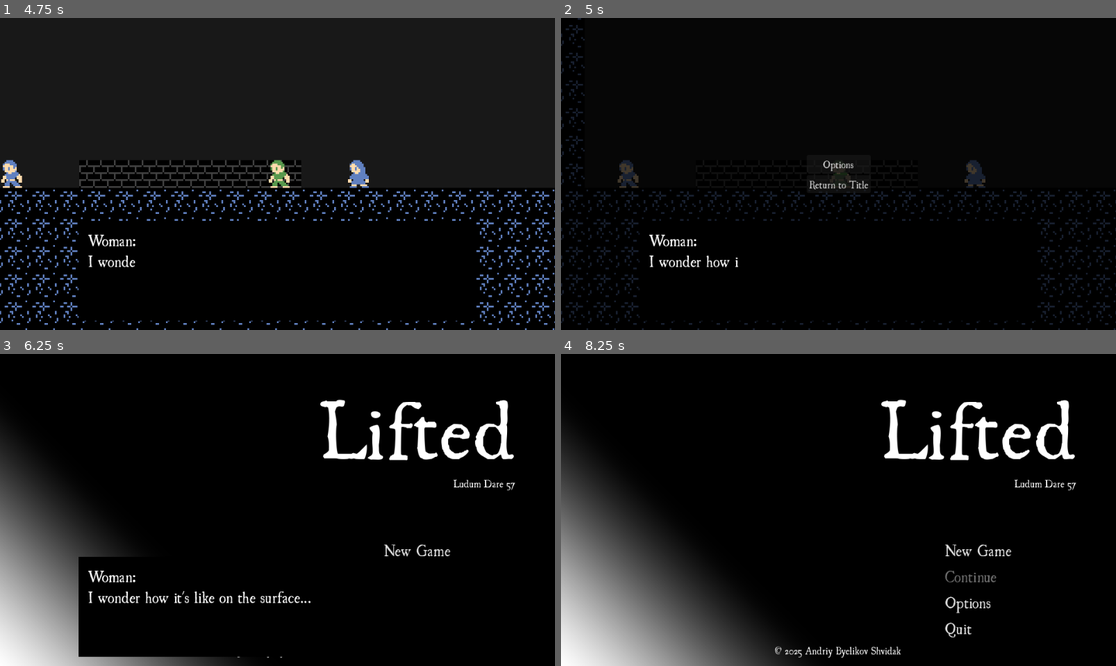
Above: before the commit, frames 1-4 (two rows, left to right).
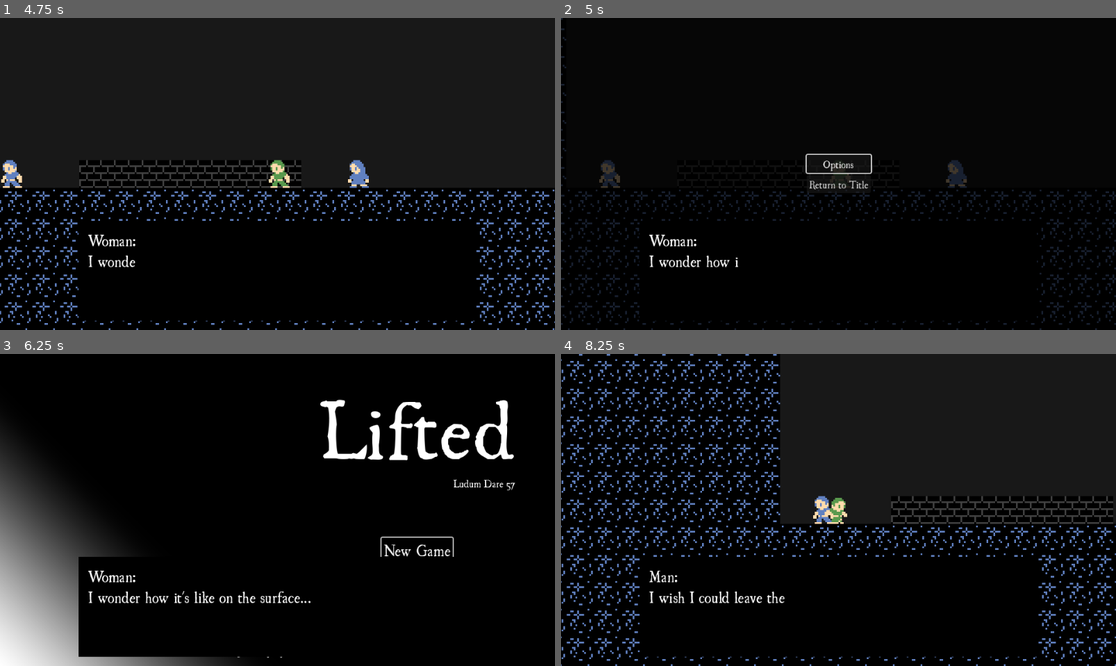
Above: after the commit, the same moments.

Repository: andriybyelikov/ludumdare57
Game: Godot game, scene res://src/scenes/title/title.tscn
Same seed, same stepped clock (60 frames per second), same inputs: the game is played once before the commit and once after it.
Inputs:
- Up to frame 1 (4.75 s): click "New Game" at 0.5 s; hold Right (move_right) 1.28-2.03 s; hold X (interact) 1.28-2.03 s; hold Left (move_left) 2.03-2.78 s; tap X (interact) at 2.1, 3.6 s; hold X (interact) 2.78-3.53 s; hold Right (move_right) 2.78-4.28 s; hold Left (move_left) from 4.28 s (still down); hold X (interact) from 4.28 s (still down)
- Up to frame 2 (5 s): keep holding Left (move_left); keep holding X (interact); tap Escape (ui_cancel) at 4.9 s
- Up to frame 3 (6.25 s): release Left (move_left) at 5 s; release X (interact) at 5 s; click "Return to Title" at 5 s; click "New Game" at 5.75 s
- Up to frame 4 (8.25 s): tap Enter at 6.5 s; hold Left (move_left) 6.53-8.03 s; tap X (interact) at 6.6, 8.1 s; hold X (interact) 7.28-8.03 s; hold Right (move_right) from 8.03 s (still down)

Frame 1 is identical in both runs. In frame 2, 5.6% of the frame differs, in the area x 0-100%, y 0-100%; in frame 3, 0.1%; in frame 4, 25%.

Commit message:
Implement Nintendo controller support

Diff:
--- a/project.godot
+++ b/project.godot
@@ -39,19 +39,44 @@
 
 [input]
 
+ui_accept={
+"deadzone": 0.5,
+"events": [Object(InputEventKey,"resource_local_to_scene":false,"resource_name":"","device":0,"window_id":0,"alt_pressed":false,"shift_pressed":false,"ctrl_pressed":false,"meta_pressed":false,"pressed":false,"keycode":4194309,"physical_keycode":0,"key_label":0,"unicode":0,"location":0,"echo":false,"script":null)
+, Object(InputEventKey,"resource_local_to_scene":false,"resource_name":"","device":0,"window_id":0,"alt_pressed":false,"shift_pressed":false,"ctrl_pressed":false,"meta_pressed":false,"pressed":false,"keycode":4194310,"physical_keycode":0,"key_label":0,"unicode":0,"location":0,"echo":false,"script":null)
+, Object(InputEventKey,"resource_local_to_scene":false,"resource_name":"","device":0,"window_id":0,"alt_pressed":false,"shift_pressed":false,"ctrl_pressed":false,"meta_pressed":false,"pressed":false,"keycode":32,"physical_keycode":0,"key_label":0,"unicode":32,"location":0,"echo":false,"script":null)
+, Object(InputEventJoypadButton,"resource_local_to_scene":false,"resource_name":"","device":-1,"button_index":1,"pressure":0.0,"pressed":true,"script":null)
+]
+}
+ui_cancel={
+"deadzone": 0.5,
+"events": [Object(InputEventKey,"resource_local_to_scene":false,"resource_name":"","device":0,"window_id":0,"alt_pressed":false,"shift_pressed":false,"ctrl_pressed":false,"meta_pressed":false,"pressed":false,"keycode":4194305,"physical_keycode":0,"key_label":0,"unicode":0,"location":0,"echo":false,"script":null)
+, Object(InputEventJoypadButton,"resource_local_to_scene":false,"resource_name":"","device":-1,"button_index":0,"pressure":0.0,"pressed":true,"script":null)
+]
+}
 move_left={
 "deadzone": 0.2,
 "events": [Object(InputEventKey,"resource_local_to_scene":false,"resource_name":"","device":-1,"window_id":0,"alt_press …(195 unchanged characters)…
+, Object(InputEventJoypadButton,"resource_local_to_scene":false,"resource_name":"","device":-1,"button_index":13,"pressure":0.0,"pressed":true,"script":null)
+, Object(InputEventJoypadMotion,"resource_local_to_scene":false,"resource_name":"","device":-1,"axis":0,"axis_value":-1.0,"script":null)
 ]
 }
 move_right={
 "deadzone": 0.2,
 "events": [Object(InputEventKey,"resource_local_to_scene":false,"resource_name":"","device":-1,"window_id":0,"alt_press …(195 unchanged characters)…
+, Object(InputEventJoypadButton,"resource_local_to_scene":false,"resource_name":"","device":-1,"button_index":14,"pressure":0.0,"pressed":true,"script":null)
+, Object(InputEventJoypadMotion,"resource_local_to_scene":false,"resource_name":"","device":-1,"axis":0,"axis_value":1.0,"script":null)
 ]
 }
 interact={
 "deadzone": 0.2,
 "events": [Object(InputEventKey,"resource_local_to_scene":false,"resource_name":"","device":-1,"window_id":0,"alt_press …(192 unchanged characters)…
+, Object(InputEventJoypadButton,"resource_local_to_scene":false,"resource_name":"","device":-1,"button_index":1,"pressure":0.0,"pressed":true,"script":null)
+]
+}
+toggle_system_menu={
+"deadzone": 0.2,
+"events": [Object(InputEventKey,"resource_local_to_scene":false,"resource_name":"","device":-1,"window_id":0,"alt_pressed":false,"shift_pressed":false,"ctrl_pressed":false,"meta_pressed":false,"pressed":false,"keycode":0,"physical_keycode":4194305,"key_label":0,"unicode":0,"location":0,"echo":false,"script":null)
+, Object(InputEventJoypadButton,"resource_local_to_scene":false,"resource_name":"","device":-1,"button_index":6,"pressure":0.0,"pressed":true,"script":null)
 ]
 }
 
--- a/src/scenes/main/main.tscn
+++ b/src/scenes/main/main.tscn
@@ -311,6 +311,7 @@
 grow_vertical = 2
 
 [node name="Options" type="Button" parent="SystemMenu/UI/ColorRect/VBoxContainer"]
+unique_name_in_owner = true
 layout_mode = 2
 text = "Options"
 
@@ -367,37 +368,38 @@
 position = Vector2(2200, -8)
 npc_id = 7
 
-[node name="CharacterBody2D" type="CharacterBody2D" parent="CharacterSpace"]
+[node name="Player" type="CharacterBody2D" parent="CharacterSpace"]
+unique_name_in_owner = true
 position = Vector2(300, -8)
 script = ExtResource("3_45uaa")
 
-[node name="CollisionShape2D" type="CollisionShape2D" parent="CharacterSpace/CharacterBody2D"]
+[node name="CollisionShape2D" type="CollisionShape2D" parent="CharacterSpace/Player"]
 shape = SubResource("RectangleShape2D_4rfip")
 metadata/_edit_lock_ = true
 
-[node name="AnimatedSprite2D" type="AnimatedSprite2D" parent="CharacterSpace/CharacterBody2D"]
+[node name="AnimatedSprite2D" type="AnimatedSprite2D" parent="CharacterSpace/Player"]
 texture_filter = 1
 sprite_frames = SubResource("SpriteFrames_45uaa")
 animation = &"walking"
 frame_progress = 0.759953
 metadata/_edit_lock_ = true
 
-[node name="Camera2D" type="Camera2D" parent="CharacterSpace/CharacterBody2D"]
+[node name="Camera2D" type="Camera2D" parent="CharacterSpace/Player"]
 zoom = Vector2(3, 3)
 script = ExtResource("4_vw57g")
 metadata/_edit_lock_ = true
 
-[node name="Area2D" type="Area2D" parent="CharacterSpace/CharacterBody2D"]
+[node name="Area2D" type="Area2D" parent="CharacterSpace/Player"]
 metadata/_edit_lock_ = true
 
-[node name="CollisionShape2D" type="CollisionShape2D" parent="CharacterSpace/CharacterBody2D/Area2D"]
+[node name="CollisionShape2D" type="CollisionShape2D" parent="CharacterSpace/Player/Area2D"]
 shape = SubResource("RectangleShape2D_fub2y")
 metadata/_edit_lock_ = true
 
-[node name="CanvasLayer2" type="CanvasLayer" parent="CharacterSpace/CharacterBody2D"]
+[node name="CanvasLayer2" type="CanvasLayer" parent="CharacterSpace/Player"]
 visible = false
 
-[node name="ColorRect" type="ColorRect" parent="CharacterSpace/CharacterBody2D/CanvasLayer2"]
+[node name="ColorRect" type="ColorRect" parent="CharacterSpace/Player/CanvasLayer2"]
 anchors_preset = 15
 anchor_right = 1.0
 anchor_bottom = 1.0
@@ -405,7 +407,7 @@
 grow_vertical = 2
 color = Color(0, 0, 0, 0.75)
 
-[node name="LabelEnding" type="Label" parent="CharacterSpace/CharacterBody2D/CanvasLayer2/ColorRect"]
+[node name="LabelEnding" type="Label" parent="CharacterSpace/Player/CanvasLayer2/ColorRect"]
 layout_mode = 0
 offset_right = 40.0
 offset_bottom = 23.0
--- a/src/scenes/main/main.tscn.gd
+++ b/src/scenes/main/main.tscn.gd
@@ -2,6 +2,8 @@
 
 
 func _ready() -> void:
+    Options.visibility_changed.connect(_on_options_visibility_changed)
+    $SystemMenu.visibility_changed.connect(_on_system_menu_visibility_changed)
     AudioManager.play_bgm(preload("res://assets/music/Overworld.mp3"))
     await SceneTransition.fade_in()
 
@@ -16,6 +18,21 @@
 
 
 func _input(event: InputEvent) -> void:
-    if event.is_action_pressed("ui_cancel"):
-        if not Options.visible:
+    if not Options.visible:
+        if event.is_action_pressed("toggle_system_menu"):
             $SystemMenu.visible = not $SystemMenu.visible
+        elif event.is_action_pressed("ui_cancel"):
+            if $SystemMenu.visible:
+                $SystemMenu.visible = false
+
+
+func _on_options_visibility_changed() -> void:
+    if not Options.visible:
+        %Options.grab_focus()
+
+
+func _on_system_menu_visibility_changed() -> void:
+    %Player.set_physics_process(not $SystemMenu.visible)
+    %Player.set_process_input(not $SystemMenu.visible)
+    if $SystemMenu.visible:
+        %Options.grab_focus()
--- a/src/scenes/title/title.tscn
+++ b/src/scenes/title/title.tscn
@@ -145,6 +145,7 @@
 size_flags_vertical = 4
 
 [node name="NewGame" type="Button" parent="UI/Content/ContentLayout/MainContentLayout/Menu/Layout"]
+unique_name_in_owner = true
 layout_mode = 2
 size_flags_horizontal = 0
 size_flags_vertical = 4
--- a/src/scenes/title/title.tscn.gd
+++ b/src/scenes/title/title.tscn.gd
@@ -3,11 +3,13 @@
 
 func _ready() -> void:
     await UIManager.ui_scale_changed
+    Options.visibility_changed.connect(_on_options_visibility_changed)
 
 
 func _enter_tree() -> void:
     AudioManager.play_bgm(preload("res://assets/music/Lifted.mp3"))
     await SceneTransition.fade_in()
+    %NewGame.grab_focus()
 
 
 func _on_new_game_pressed() -> void:
@@ -21,3 +23,8 @@
 
 func _on_quit_pressed() -> void:
     self.get_tree().quit()
+
+
+func _on_options_visibility_changed() -> void:
+    if not Options.visible:
+        %NewGame.grab_focus()
--- a/src/singletons/options/options.tscn
+++ b/src/singletons/options/options.tscn
@@ -27,3 +27,5 @@
 [node name="Video" parent="UI/TabContainer" instance=ExtResource("1_dutqp")]
 layout_mode = 2
 metadata/_tab_index = 0
+
+[connection signal="visibility_changed" from="." to="." method="_on_visibility_changed"]
--- a/src/singletons/options/options.tscn.gd
+++ b/src/singletons/options/options.tscn.gd
@@ -8,3 +8,8 @@
 func _input(event: InputEvent) -> void:
     if event.is_action_pressed("ui_cancel"):
         self.visible = false
+
+
+func _on_visibility_changed() -> void:
+    var tab_bar: TabBar = $UI/TabContainer.get_tab_bar()
+    tab_bar.grab_focus()
Not shown, changed: export_presets.cfg
